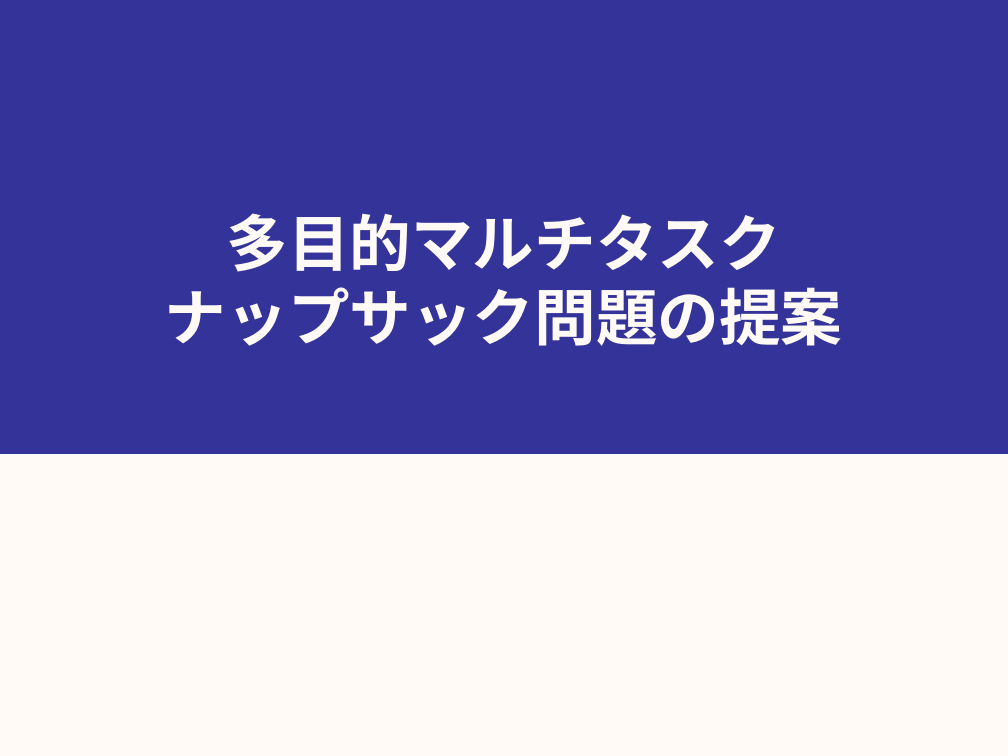
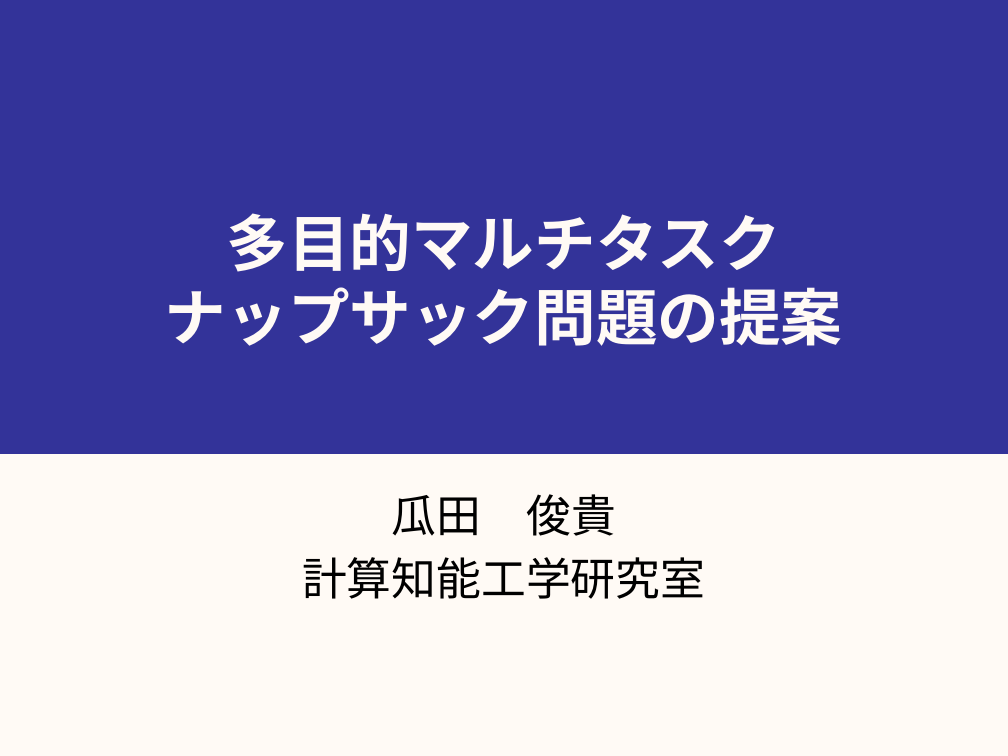
Before and after one commit to youle921/Slide-maintain, a slide deck: slide 1 of abstract/Slides/bachelor_thesis.pptx. Drawn at 1008x756 pixels with LibreOffice and Linux fonts; fonts in the diff are those of the drawing. Boxes give left, top, right and bottom in pixels: in the first picture for what was removed or moved away, otherwise in the second. Text is boxed around its words. In the diff, an @@ line names an element or a change of style, - is before the commit and + after.

```diff
--- a/abstract/Slides/bachelor_thesis.pptx
+++ b/abstract/Slides/bachelor_thesis.pptx
@@ subtitle added at box(302, 494, 705, 599), 32 pt, text #000000 @@
+瓜田 俊貴
+計算知能工学研究室
```
Also in this commit, not shown: 14 other slides changed, 4 slides added, 2 slides removed, 9 other files.
